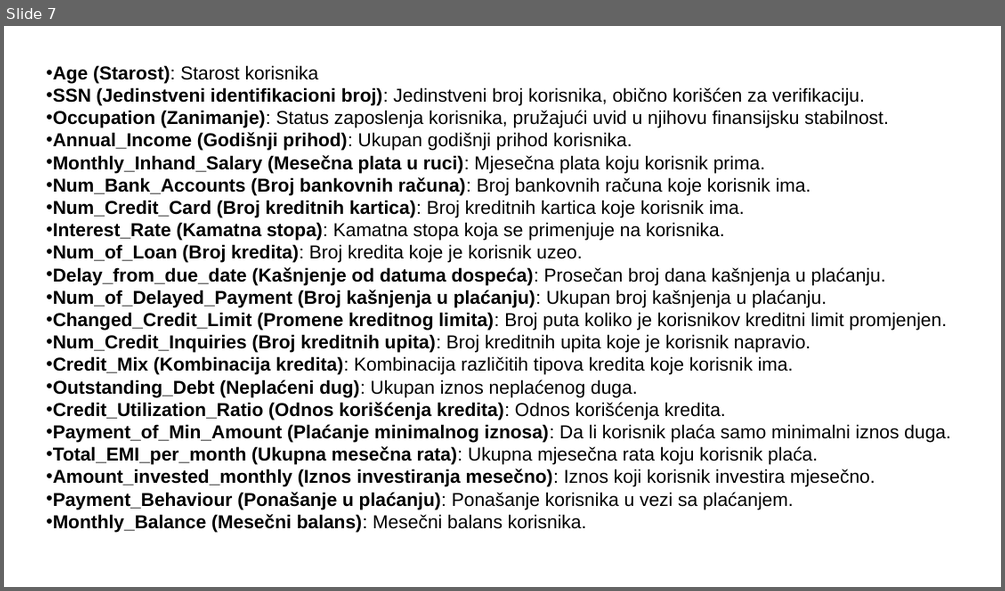
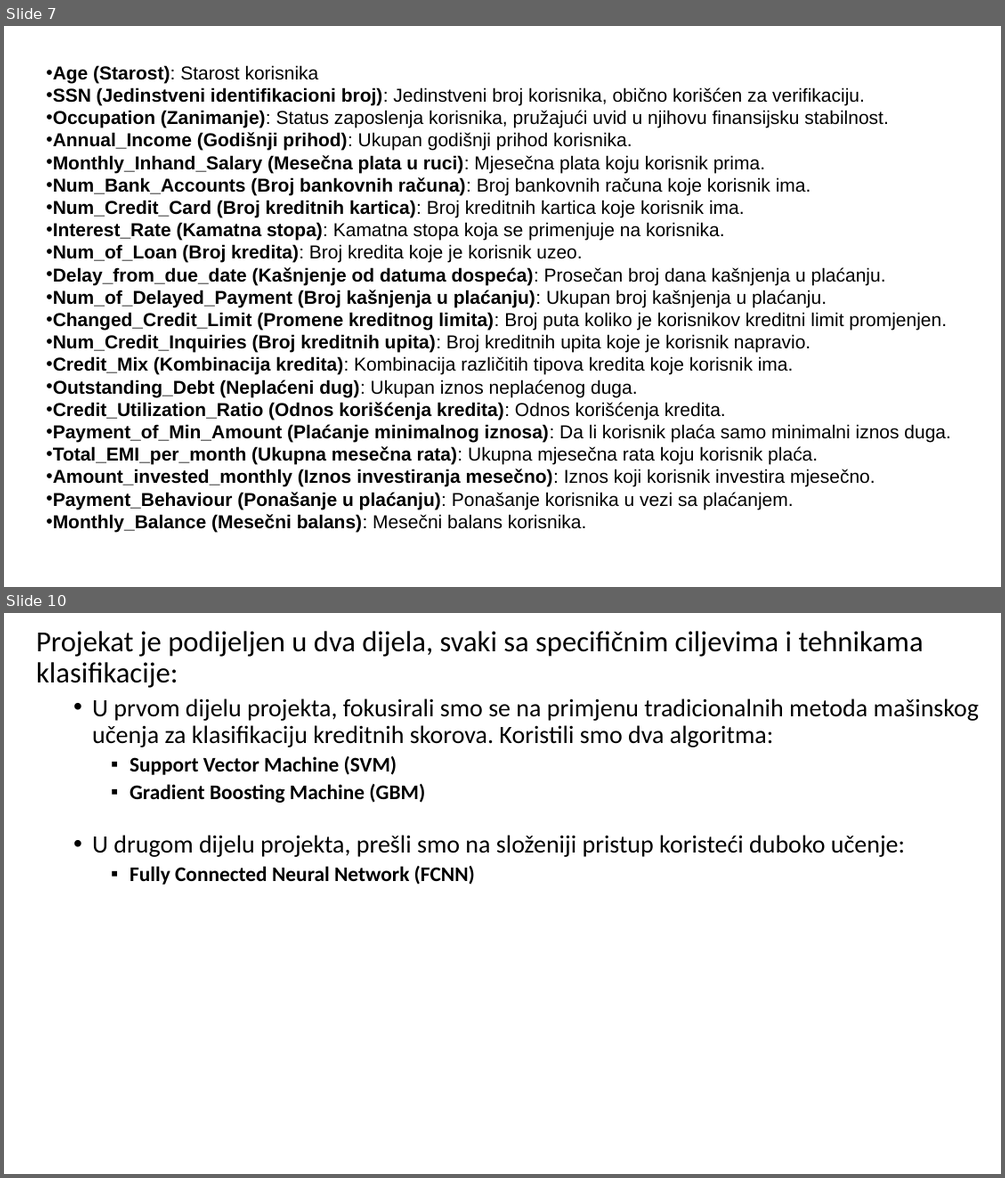
Before and after one commit to Pejanovic/ORI, a slide deck: Prezentacija.pptx. Shown one above the other, each under a label of ours: slide 7 before the commit, slides 7 and 10 after it; the slides between them are not shown. The pictures are 1005x591 and 1005x1178 pixels, drawn with LibreOffice and Linux fonts; fonts in the diff are those of the drawing. Boxes give left, top, right and bottom in pixels: in the first picture for what was removed or moved away, otherwise in the second. Text is boxed around its words. In the diff, an @@ line names an element or a change of style, - is before the commit and + after.

```diff
--- a/Prezentacija.pptx
+++ b/Prezentacija.pptx
@@ slide 10 added at box(4, 613, 1001, 1174), background #FFFFFF @@
@@ text added at box(36, 631, 979, 884), 24 pt, text #000000 @@
+Projekat je podijeljen u dva dijela, svaki sa specifičnim ciljevima i tehnikama klasifikacije:
+  • U prvom dijelu projekta, fokusirali smo se na primjenu tradicionalnih metoda mašinskog učenja za klasifikaciju kreditnih skorova. Koristili smo dva algoritma:
+    ▪ Support Vector Machine (SVM)
+    ▪ Gradient Boosting Machine (GBM)
+  • U drugom dijelu projekta, prešli smo na složeniji pristup koristeći duboko učenje:
+    ▪ Fully Connected Neural Network (FCNN)
```
Also in this commit, not shown: 27 other slides added.
